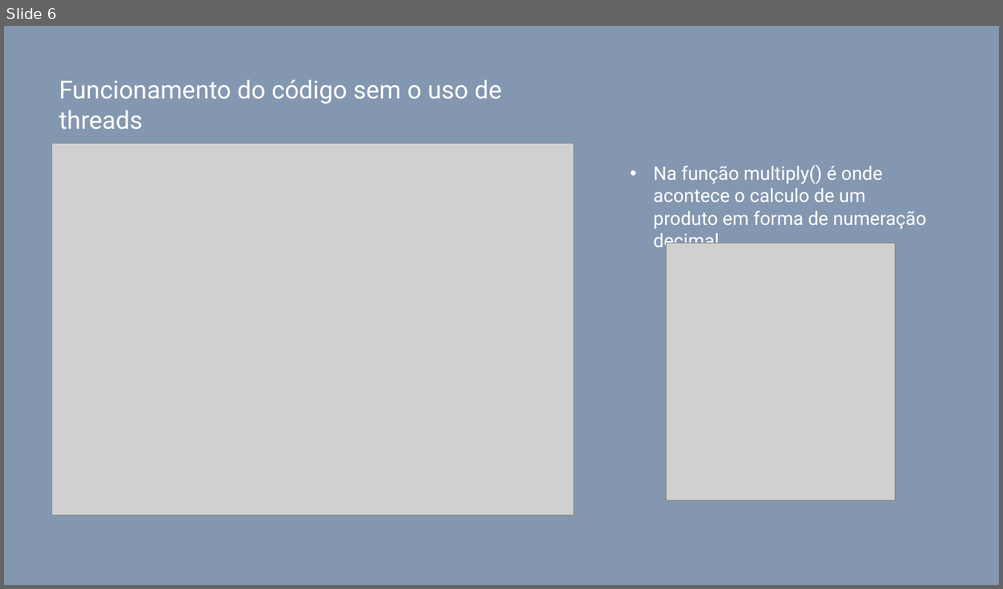
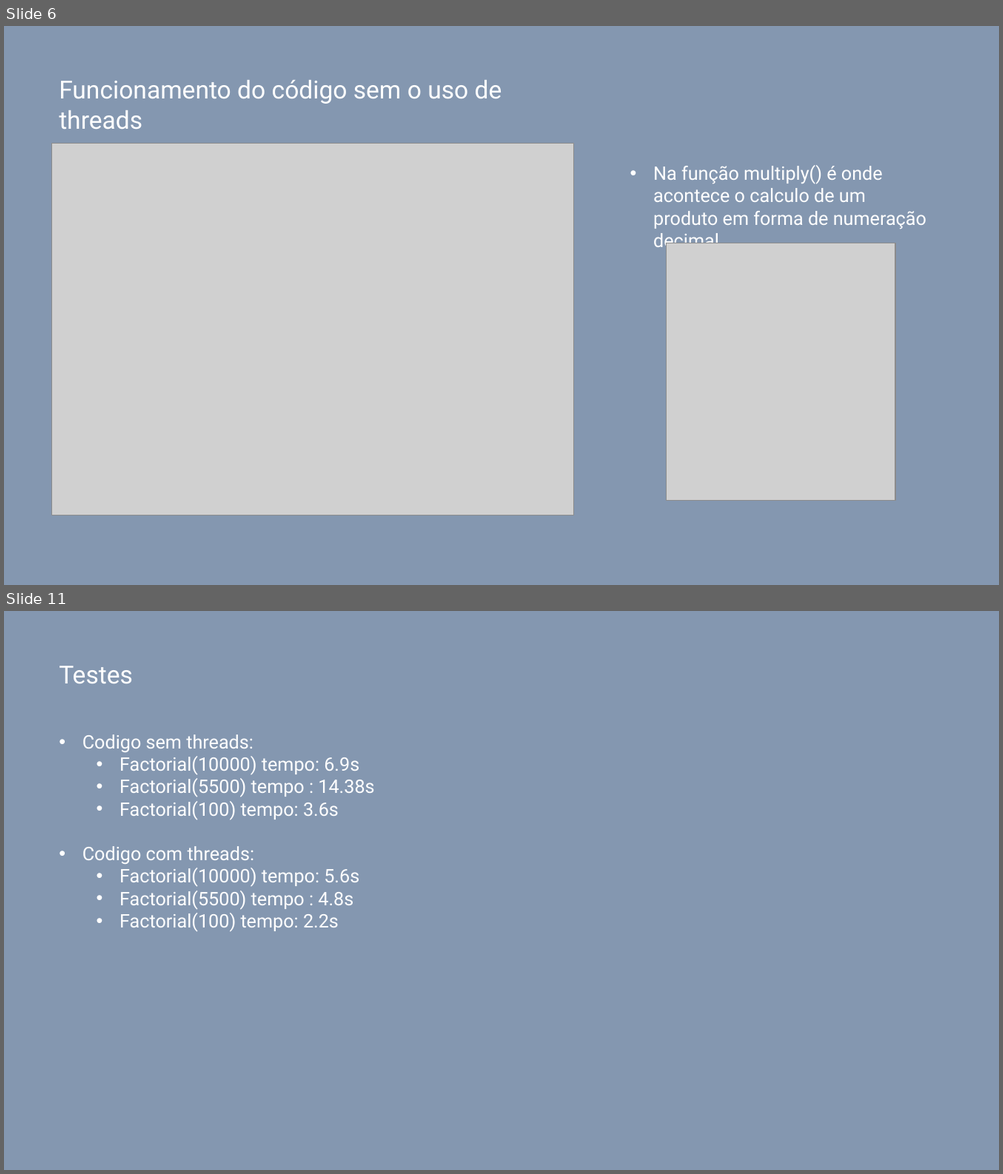
Before and after one commit to llBessa/LucasRafael_ws_OS_RR_2021, a slide deck: Apresentação/Fatorial.pptx. Shown one above the other, each under a label of ours: slide 6 before the commit, slides 6 and 11 after it; the slides between them are not shown. The pictures are 1003x589 and 1003x1174 pixels, drawn with LibreOffice and Linux fonts; fonts in the diff are those of the drawing; grey boxes stand for pictures. Boxes give left, top, right and bottom in pixels: in the first picture for what was removed or moved away, otherwise in the second. Text is boxed around its words. In the diff, an @@ line names an element or a change of style, - is before the commit and + after.

Commit message:
alterações nos codigos

```diff
--- a/Apresentação/Fatorial.pptx
+++ b/Apresentação/Fatorial.pptx
@@ slide 11 added at bbox=[4, 611, 999, 1170], background #8497B0 @@
@@ text added at bbox=[59, 666, 133, 684], 24 pt, text #FFFFFF @@
+Testes
@@ text added at bbox=[82, 735, 374, 932], 18 pt, text #FFFFFF @@
+• Codigo sem threads:
+  • Factorial(10000) tempo: 6.9s
+  • Factorial(5500) tempo : 14.38s
+  • Factorial(100) tempo: 3.6s
+• Codigo com threads:
+  • Factorial(10000) tempo: 5.6s
+  • Factorial(5500) tempo : 4.8s
+  • Factorial(100) tempo: 2.2s
```
Also in this commit, not shown: 2 slides changed, 4 other slides added, 1 slide removed, 1 other file.
